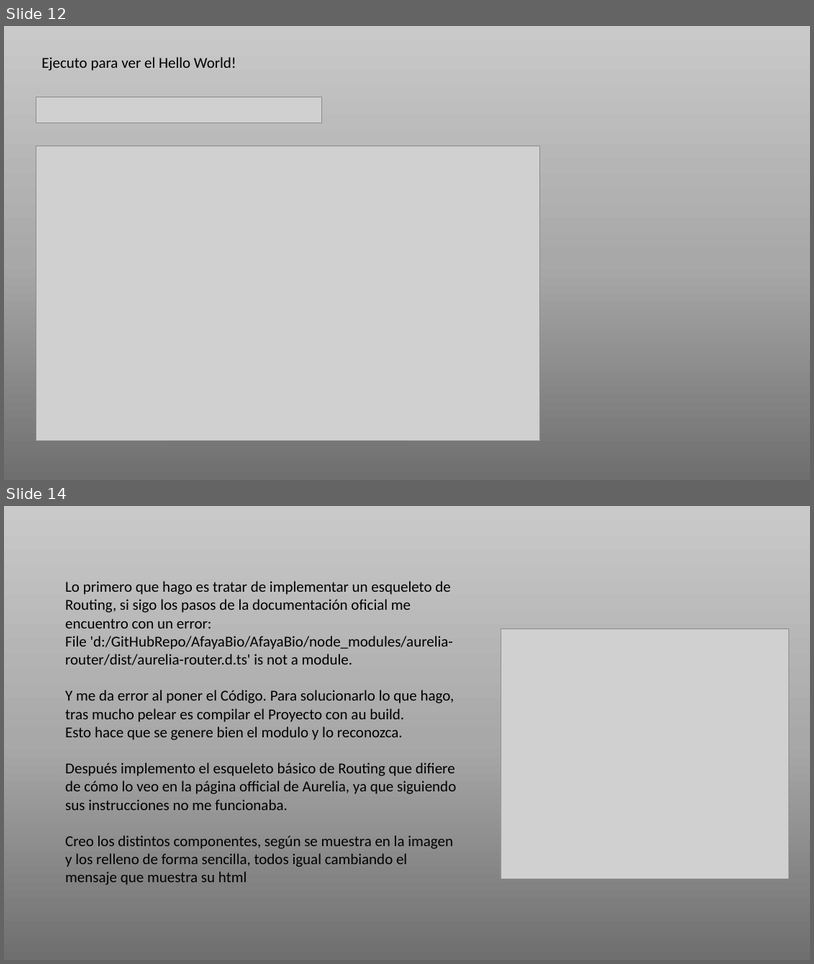
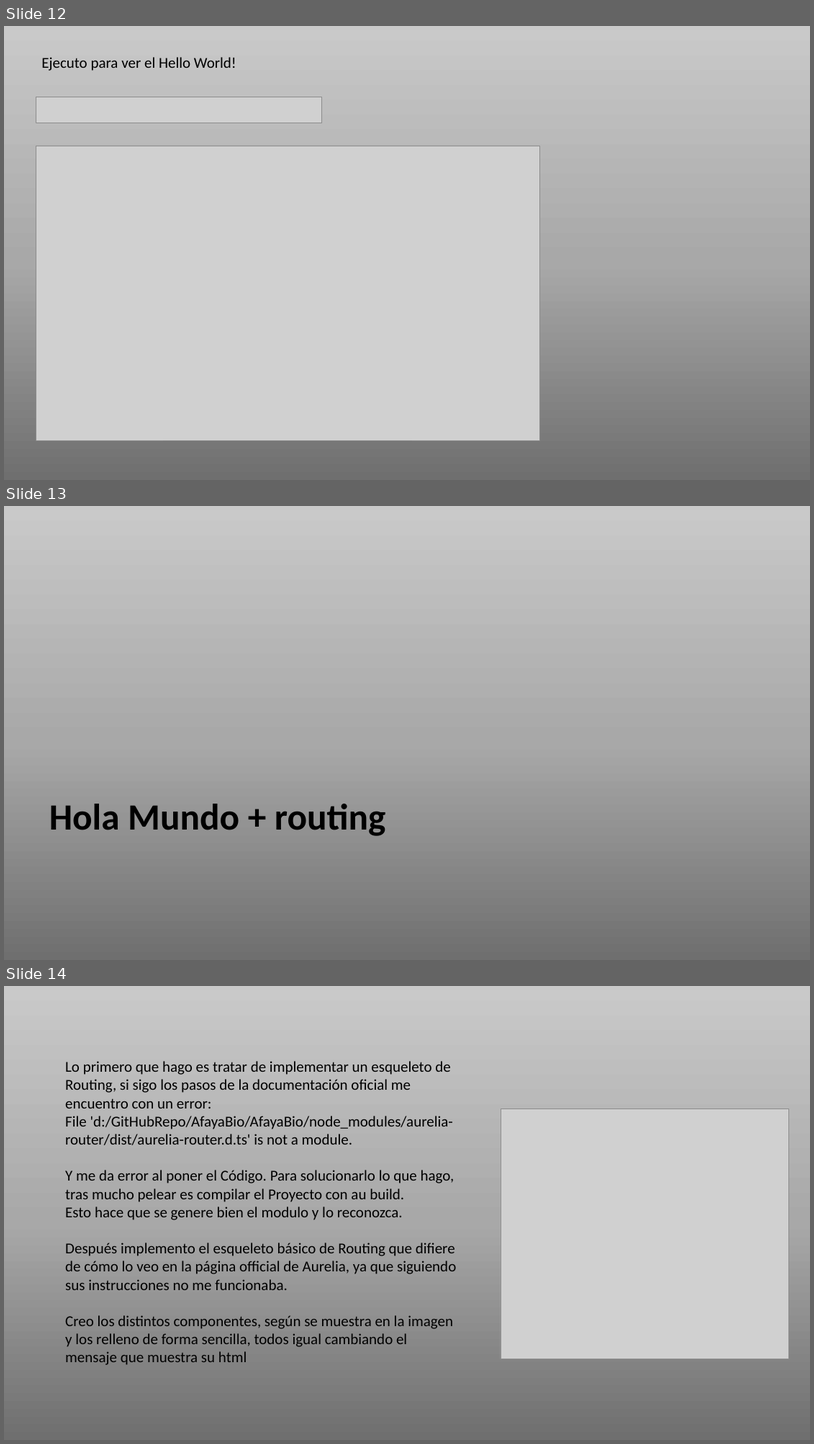
Before and after one commit to azaharafernandezguizan/AfayaBio, a slide deck: Documents/AfayaBioDocumentation.pptx. Shown one above the other, each under a label of ours: slides 12 and 14 before the commit, slides 12, 13 and 14 after it; the slides between them are not shown. The pictures are 814x964 and 814x1444 pixels, drawn with LibreOffice and Linux fonts; fonts in the diff are those of the drawing; grey boxes stand for pictures. Boxes give left, top, right and bottom in pixels: in the first picture for what was removed or moved away, otherwise in the second. Text is boxed around its words. In the diff, an @@ line names an element or a change of style, - is before the commit and + after.

```diff
--- a/Documents/AfayaBioDocumentation.pptx
+++ b/Documents/AfayaBioDocumentation.pptx
@@ slide 13 added at [4,506,810,960], background gradient #6F6F6F to #A8A8A8 to #C9C9C9 @@
@@ text added at [49,803,386,836], 44 pt, text #000000, bold @@
+Hola Mundo + routing
```
Also in this commit, not shown: 12 other slides added, 18 other files.
